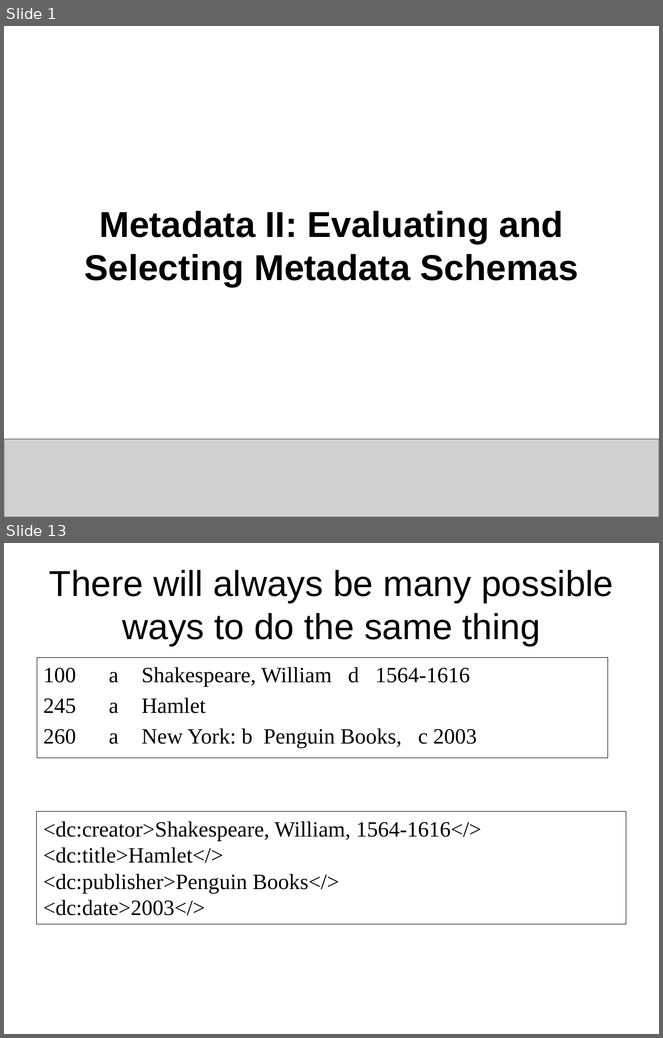
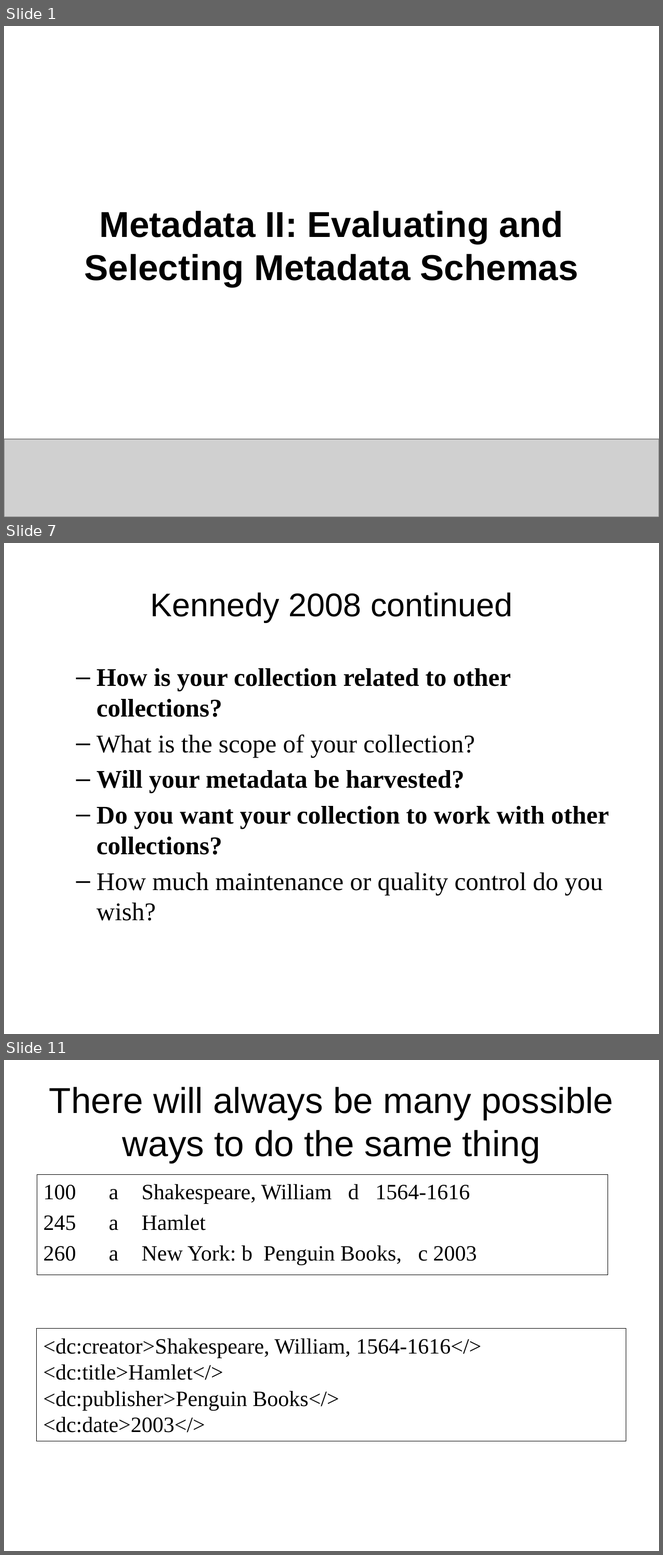
Before and after one commit to DataCurationWorkshop/HongKongCurationWorkshop, a slide deck: Day_2/Day_2_Lectures/Day_2_Lecture_Metadata2.pptx. Shown one above the other, each under a label of ours: slides 1 and 13 before the commit, slides 1, 7 and 11 after it; the slides between them are not shown. The pictures are 663x1038 and 663x1555 pixels, drawn with LibreOffice and Linux fonts; fonts in the diff are those of the drawing; grey boxes stand for pictures; background and template pictures are left out. Boxes give left, top, right and bottom in pixels: in the first picture for what was removed or moved away, otherwise in the second. Text is boxed around its words. In the diff, an @@ line names an element or a change of style, - is before the commit and + after.

Commit message:
day 2 metadata ppt

```diff
--- a/Day_2/Day_2_Lectures/Day_2_Lecture_Metadata2.pptx
+++ b/Day_2/Day_2_Lectures/Day_2_Lecture_Metadata2.pptx
@@ slide 7 added at (x1=4, y1=543, x2=659, y2=1034), background #FFFFFF @@
@@ title added at (x1=150, y1=592, x2=513, y2=623), 36 pt, text #000000 @@
+Kennedy 2008 continued
@@ text added at (x1=97, y1=668, x2=609, y2=921), 28 pt, text #000000, bold @@
+  – How is your collection related to other collections?
+  – What is the scope of your collection?
+  – Will your metadata be harvested?
+  – Do you want your collection to work with other collections?
+  – How much maintenance or quality control do you wish?
@@ what was slide 13 is now slide 11 @@
```
Also in this commit, not shown: 7 slides changed, 6 other slides added, 4 slides removed.
